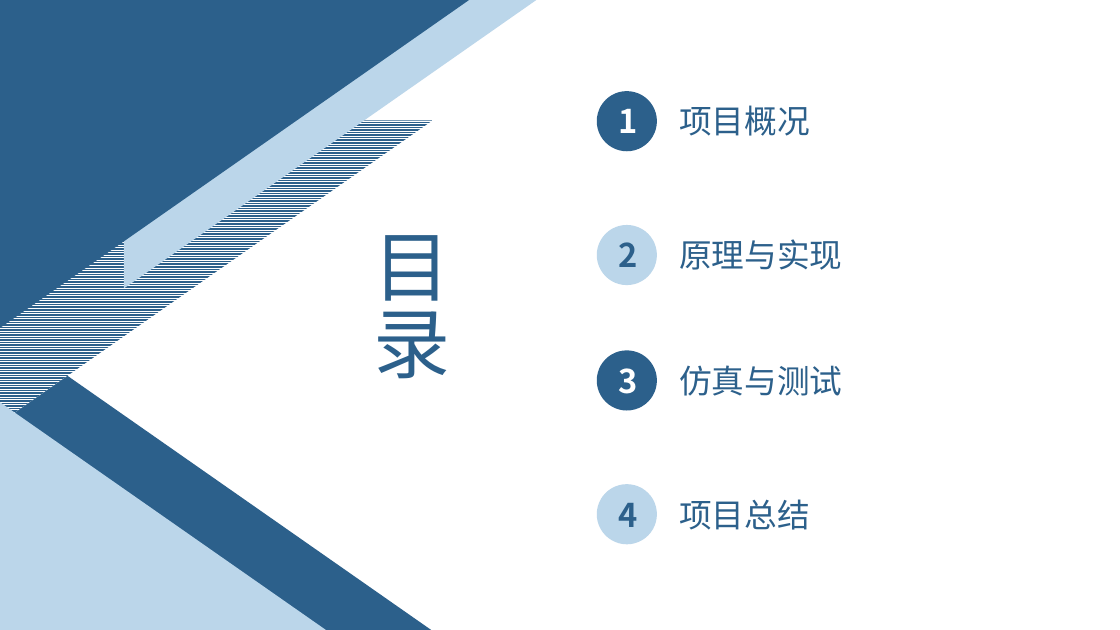
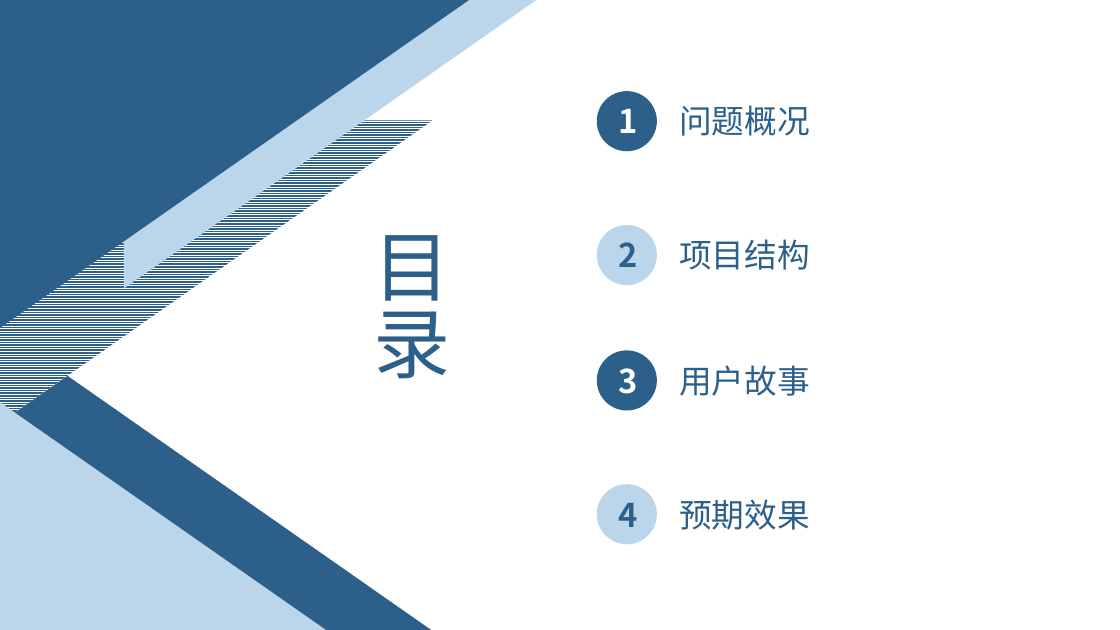
Before and after one commit to ZhangYHe/BIT-2023-ZYGC, a slide deck: slide 2 of doc/问题陈述.pptx. Drawn at 1120x630 pixels with LibreOffice and Linux fonts; fonts in the diff are those of the drawing. Boxes give left, top, right and bottom in pixels: in the first picture for what was removed or moved away, otherwise in the second. Text is boxed around its words. In the diff, an @@ line names an element or a change of style, - is before the commit and + after.

```diff
--- a/doc/问题陈述.pptx
+++ b/doc/问题陈述.pptx
@@ text at (x1=679, y1=105, x2=810, y2=136): text changed @@
-项目概况
+问题概况
@@ text at (x1=679, y1=239, x2=810, y2=270): text changed @@
-原理与实现
+项目结构
@@ text at (x1=679, y1=365, x2=810, y2=396): text changed @@
-仿真与测试
+用户故事
@@ text at (x1=679, y1=499, x2=810, y2=530): text changed @@
-项目总结
+预期效果
```
Also in this commit, not shown: 6 other slides changed, 8 slides added.
